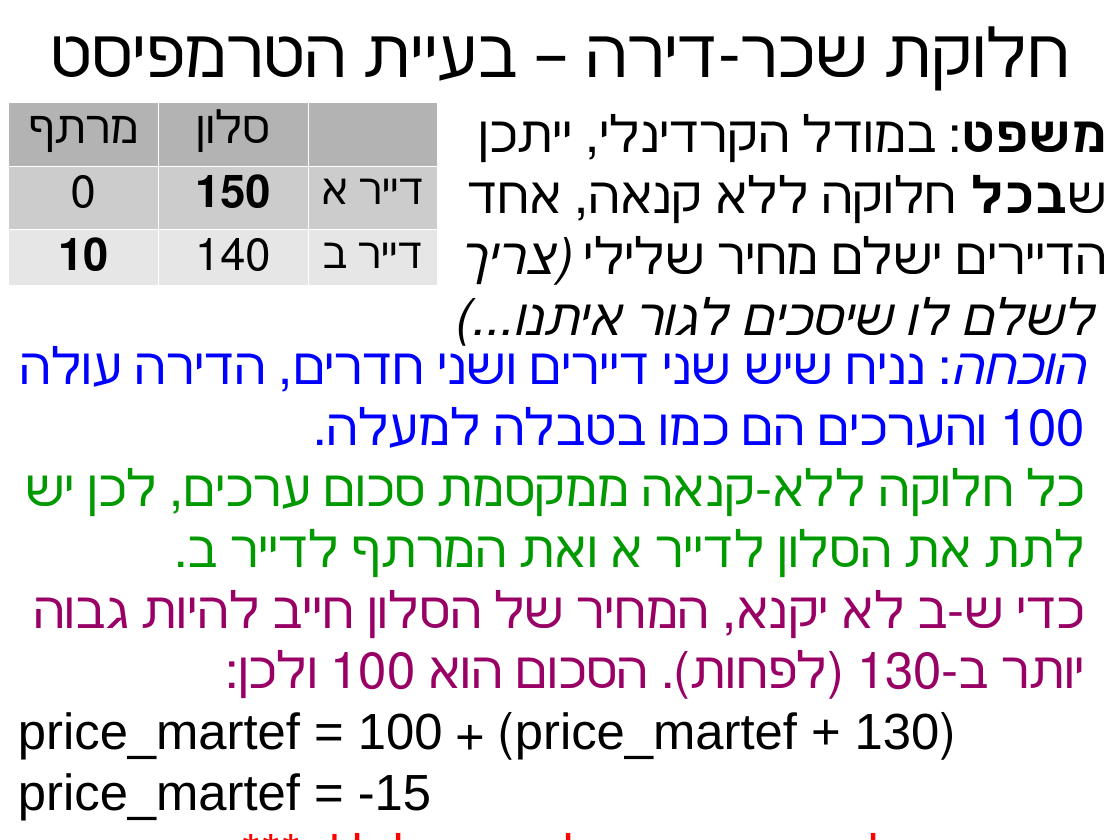
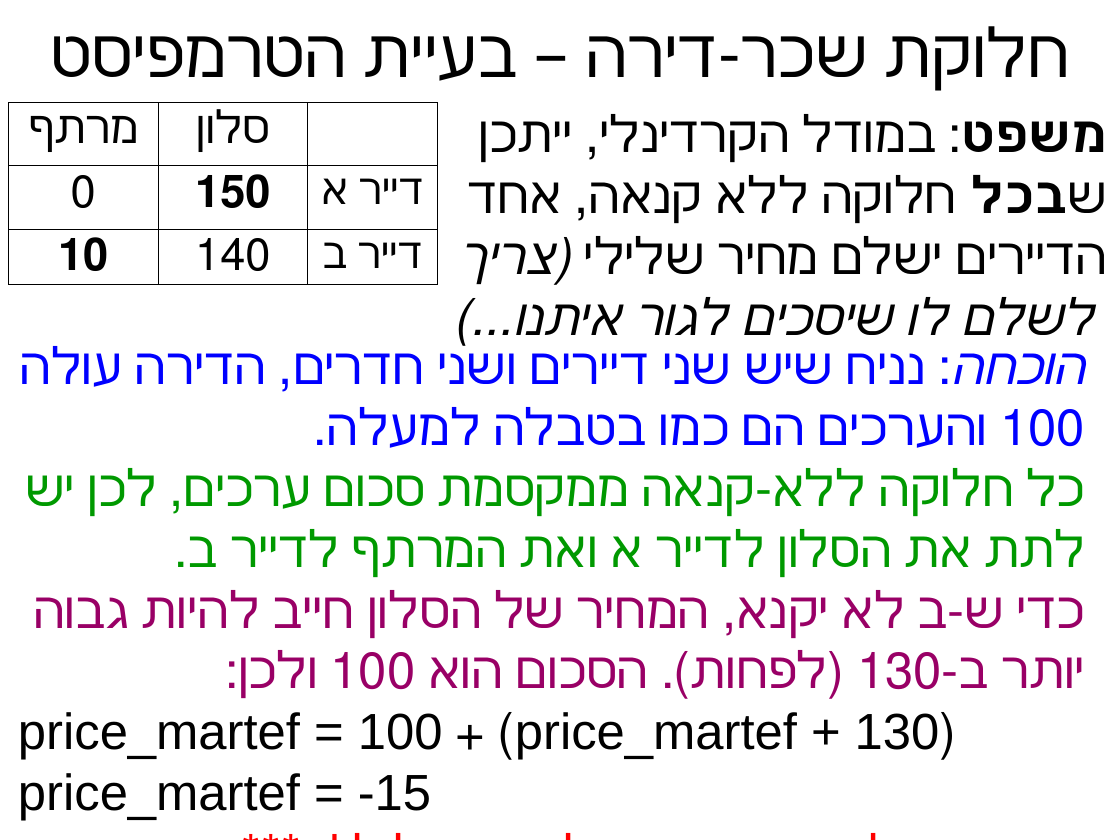
Before and after one commit to erelsgl-at-ariel/algorithms-5780, a slide deck: slide 19 of 03-rental-harmony/slides-2-cardinal.odp (slide 17 before the commit). Drawn at 1120x840 pixels with LibreOffice and Linux fonts; fonts in the diff are those of the drawing. Boxes give left, top, right and bottom in pixels: in the first picture for what was removed or moved away, otherwise in the second. Text is boxed around its words. In the diff, an @@ line names an element or a change of style, - is before the commit and + after.

```diff
--- a/03-rental-harmony/slides-2-cardinal.odp
+++ b/03-rental-harmony/slides-2-cardinal.odp
@@ table at <box>8,103,437,293</box> @@
@@ fill #B3B3B3 to none in 2 cells @@
@@ fill #CCCCCC to none in row 2 @@
@@ fill #E6E6E6 to none in row 3 @@
@@ borders changed @@
```
Also in this commit, not shown: 10 other slides changed, 3 slides added, 1 slide removed, 30 other files.
